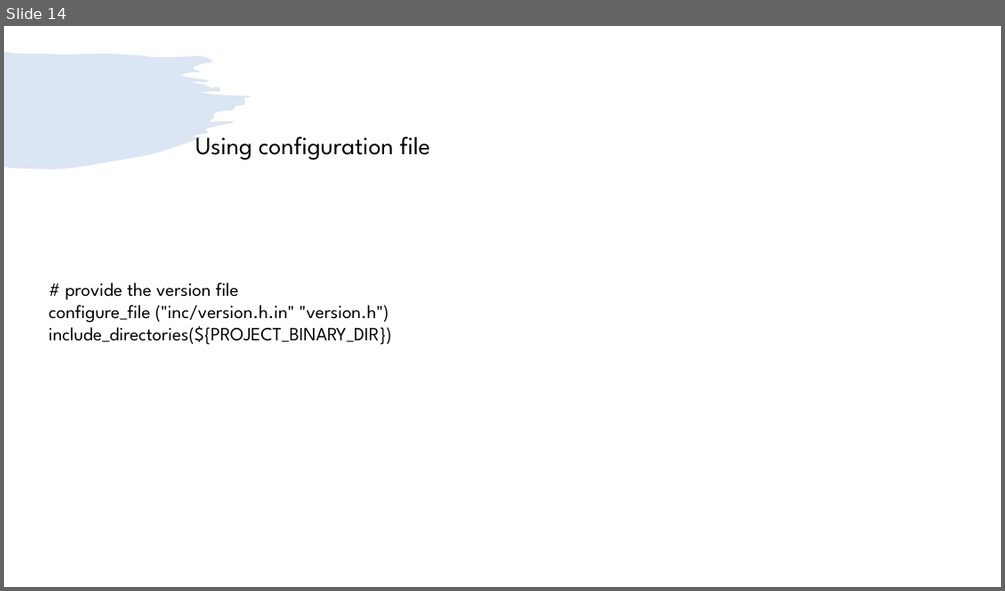
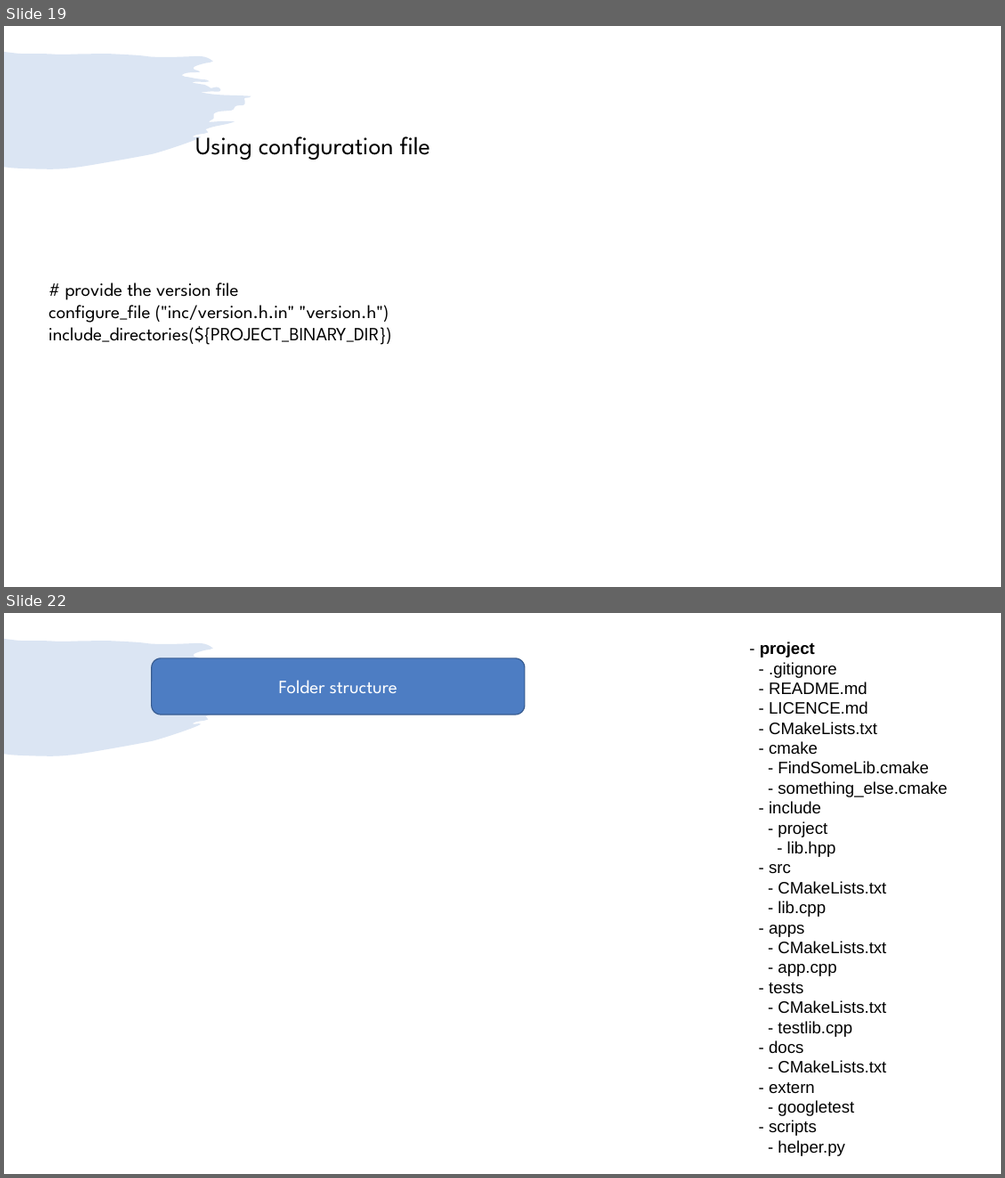
Before and after one commit to girishlande/cmake, a slide deck: learnings.pptx. Shown one above the other, each under a label of ours: slide 14 before the commit, slides 19 and 22 after it; the slides between them are not shown. The pictures are 1005x591 and 1005x1178 pixels, drawn with LibreOffice and Linux fonts; fonts in the diff are those of the drawing. Boxes give left, top, right and bottom in pixels: in the first picture for what was removed or moved away, otherwise in the second. Text is boxed around its words. In the diff, an @@ line names an element or a change of style, - is before the commit and + after.

```diff
--- a/learnings.pptx
+++ b/learnings.pptx
@@ slide 22 added at (x1=4, y1=613, x2=1001, y2=1174), background #FFFFFF; not listed: 1 template element that a slide beside it also shows @@
@@ rounded rectangle added at (x1=152, y1=658, x2=525, y2=714), fill #4D7DC3, outline #395C90 1 pt, 18 pt, text #FFFFFF @@
+Folder structure
@@ text added at (x1=760, y1=641, x2=947, y2=1156), 16 pt, text #000000 @@
+- project
+- .gitignore
+- README.md
+- LICENCE.md
+- CMakeLists.txt
+- cmake
+- FindSomeLib.cmake
+- something_else.cmake
+- include
+- project
+- lib.hpp
+- src
+- CMakeLists.txt
+- lib.cpp
+- apps
+- CMakeLists.txt
+- app.cpp
+- tests
+- CMakeLists.txt
+- testlib.cpp
+- docs
+- CMakeLists.txt
+- extern
+- googletest
+- scripts
+- helper.py
@@ what was slide 14 is now slide 19 @@
```
Also in this commit, not shown: 6 slides changed, 7 other slides added, 3 slides removed.
